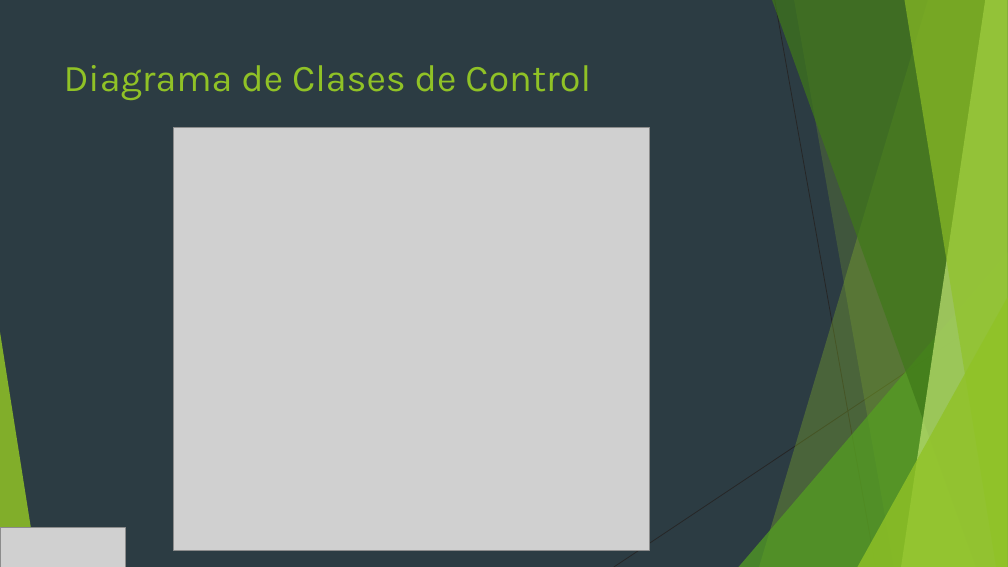
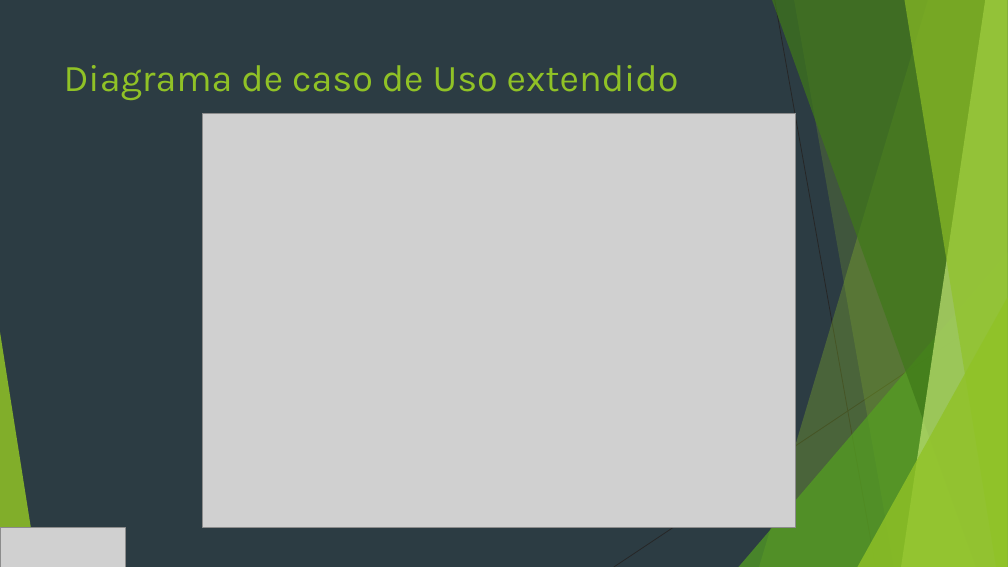
Before and after one commit to JefersonGuevara/Cru_Portal, a slide deck: slide 18 of Documentacion/SISTEMA DE INFORMACIÓN PARA LA GESTIÓN DE ADMISIONES.pptx (slide 21 before the commit). Drawn at 1008x567 pixels with LibreOffice and Linux fonts; fonts in the diff are those of the drawing; grey boxes stand for pictures. Boxes give left, top, right and bottom in pixels: in the first picture for what was removed or moved away, otherwise in the second. Text is boxed around its words. In the diff, an @@ line names an element or a change of style, - is before the commit and + after.

```diff
--- a/Documentacion/SISTEMA DE INFORMACIÓN PARA LA GESTIÓN DE ADMISIONES.pptx
+++ b/Documentacion/SISTEMA DE INFORMACIÓN PARA LA GESTIÓN DE ADMISIONES.pptx
@@ title at (x1=64, y1=65, x2=679, y2=100): text changed @@
-Diagrama de Clases de Control
+Diagrama de caso de Uso extendido
@@ picture resized from (x1=173, y1=128, x2=650, y2=551) to (x1=202, y1=113, x2=796, y2=527) @@
```
Also in this commit, not shown: 6 other slides changed, 9 slides removed, 1 other file.
